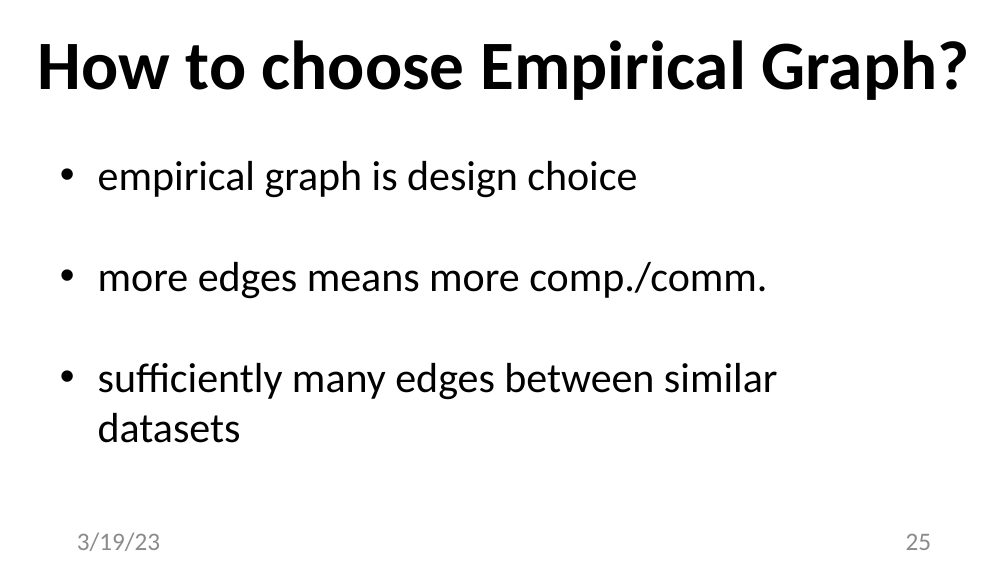
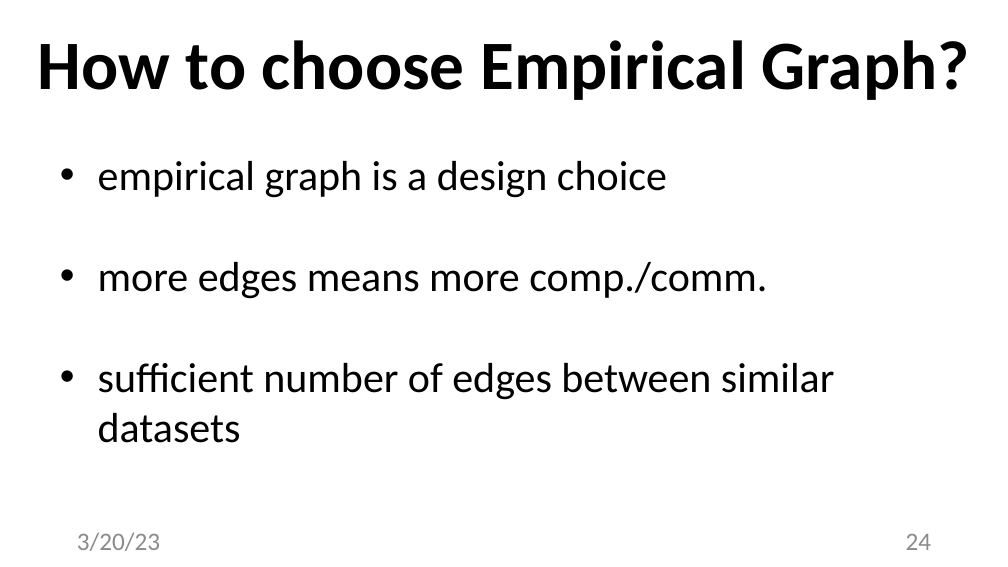
Before and after one commit to alexjungaalto/FederatedLearning, a slide deck: slide 24 of slides/CS-E4740_NetworkModels.pptx (slide 25 before the commit). Drawn at 1008x567 pixels with LibreOffice and Linux fonts; fonts in the diff are those of the drawing. Boxes give left, top, right and bottom in pixels: in the first picture for what was removed or moved away, otherwise in the second. Text is boxed around its words. In the diff, an @@ line names an element or a change of style, - is before the commit and + after.

```diff
--- a/slides/CS-E4740_NetworkModels.pptx
+++ b/slides/CS-E4740_NetworkModels.pptx
@@ text at [98,161,667,198]: text changed @@
-• empirical graph is design choice
+• empirical graph is a design choice
@@ text at [98,363,834,443]: text changed @@
-• sufficiently many edges between similar datasets
+• sufficient number of edges between similar datasets
@@ text at [77,532,160,551]: text changed @@
-3/19/23
+3/20/23
@@ page number at [906,534,932,550]: text changed @@
-25
+24
```
Also in this commit, not shown: 41 other slides changed, 1 slide added, 3 slides removed, 3 other files.
